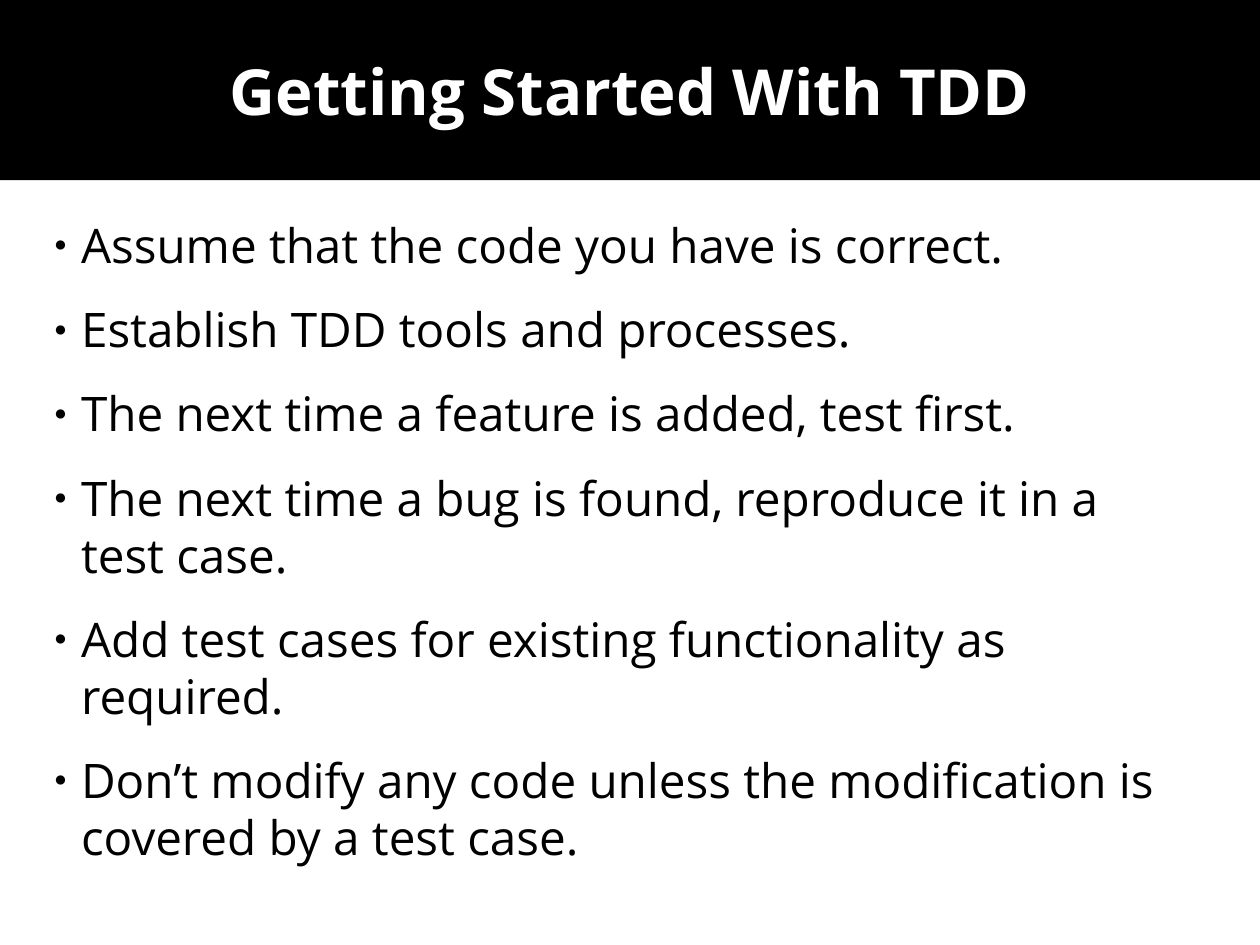
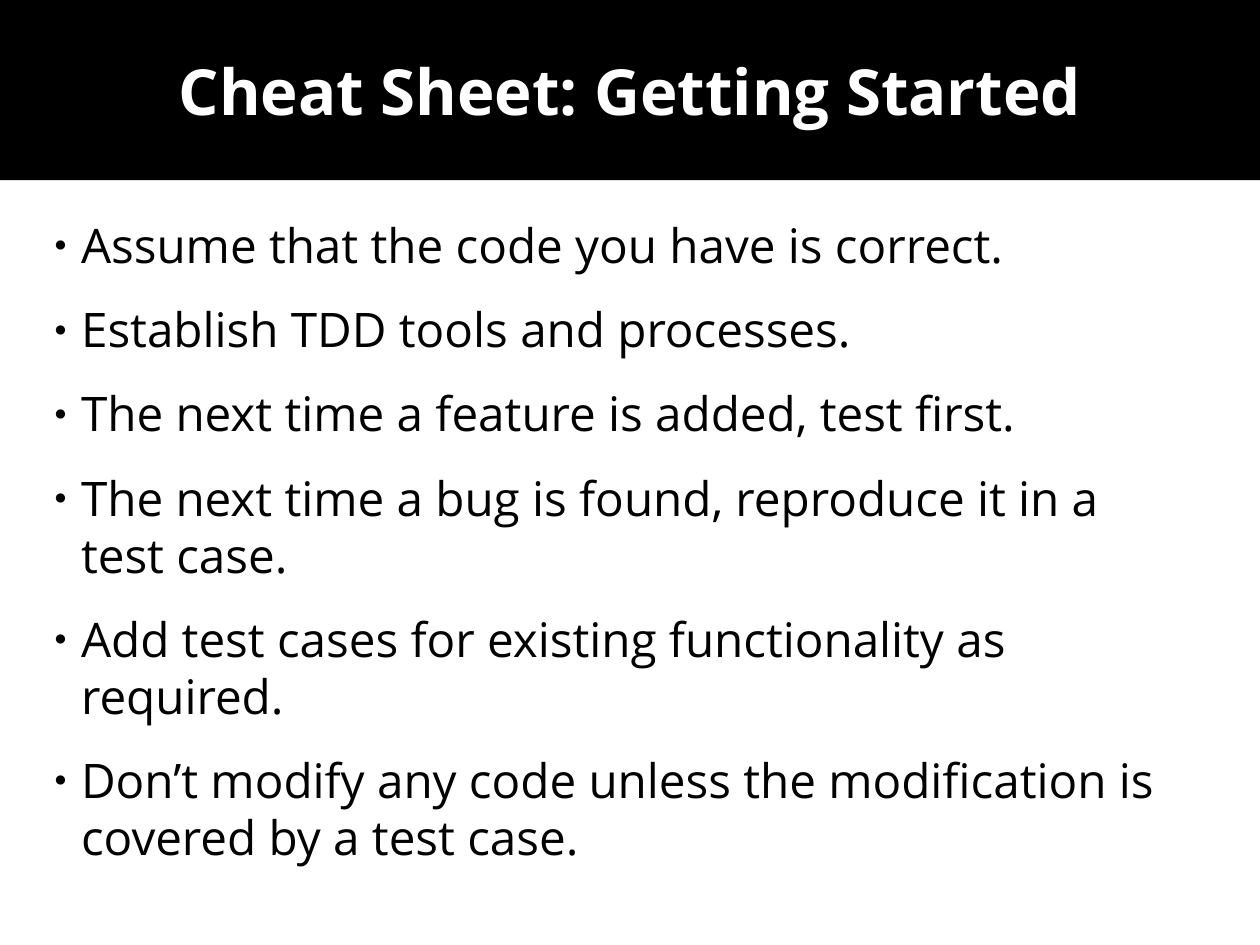
Before and after one commit to wolframroesler/Talks, a slide deck: slide 17 of tdd.odp (slide 15 before the commit). Drawn at 1260x945 pixels with LibreOffice and Linux fonts; fonts in the diff are those of the drawing. Boxes give left, top, right and bottom in pixels: in the first picture for what was removed or moved away, otherwise in the second. Text is boxed around its words. In the diff, an @@ line names an element or a change of style, - is before the commit and + after.

Commit message:
Dramatically shorten the text on the slides
This is a talk, not a blog post

```diff
--- a/tdd.odp
+++ b/tdd.odp
@@ subtitle at box(179, 66, 1081, 131): text changed @@
-Getting Started With TDD
+Cheat Sheet: Getting Started
```
Also in this commit, not shown: 13 other slides changed, 2 slides added.
